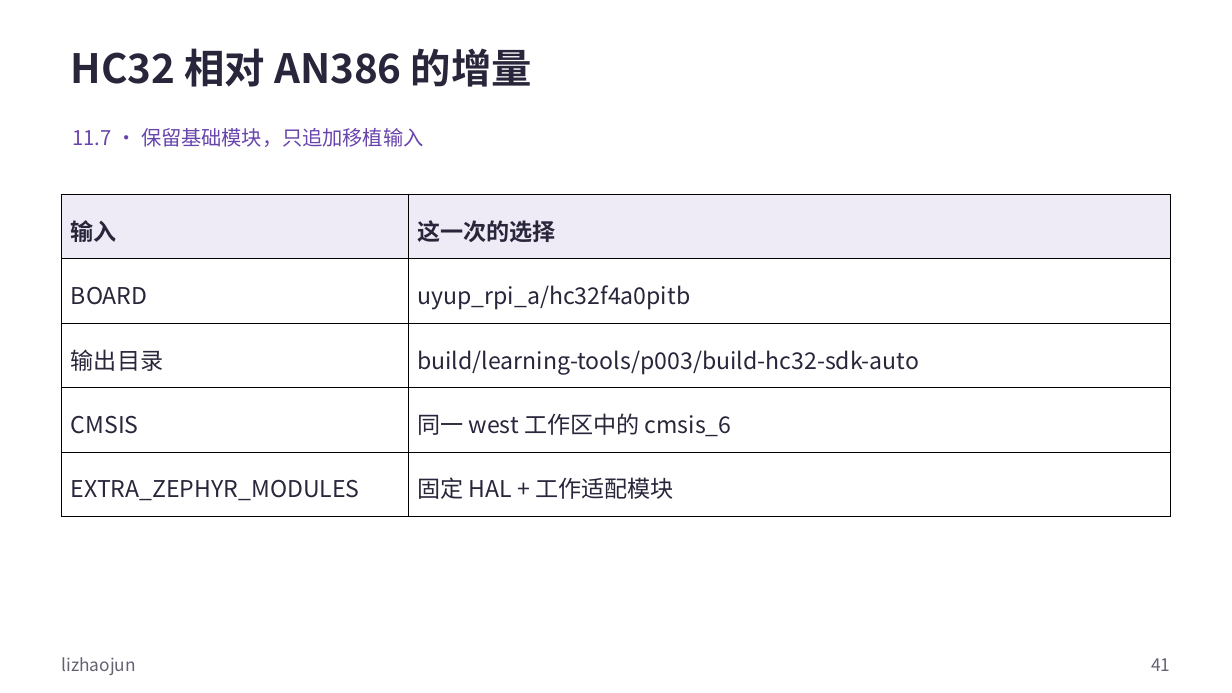
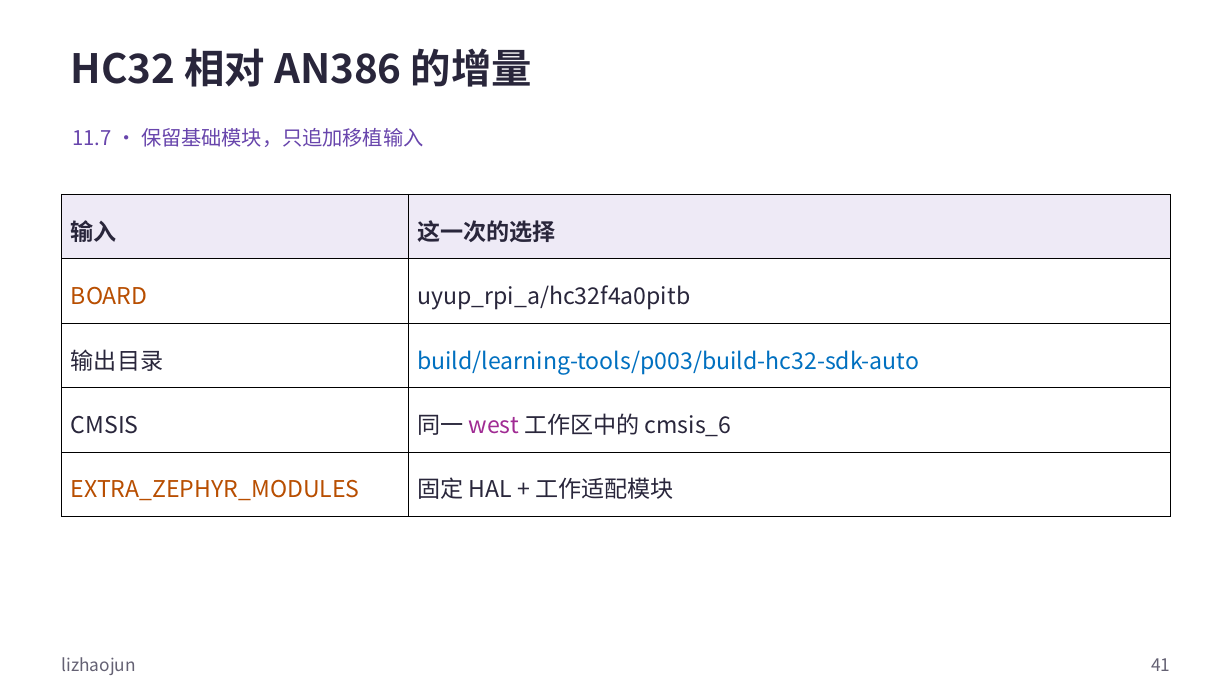
Before and after one commit to FormingSystem/zephyr_hc32f4a0, a slide deck: slide 41 of learning/P01_zephyr_make_project/slides/P011_编译示例与新增开发板_Windows.pptx. Drawn at 1232x693 pixels with LibreOffice and Linux fonts; fonts in the diff are those of the drawing. Boxes give left, top, right and bottom in pixels: in the first picture for what was removed or moved away, otherwise in the second. Text is boxed around its words. In the diff, an @@ line names an element or a change of style, - is before the commit and + after.

```diff
--- a/learning/P01_zephyr_make_project/slides/P011_编译示例与新增开发板_Windows.pptx
+++ b/learning/P01_zephyr_make_project/slides/P011_编译示例与新增开发板_Windows.pptx
@@ table at <box>62,194,1171,517</box> @@
@@ text colour #29263B to #B84E00 in "BOARD", "EXTRA_ZEPHYR_MODULES" @@
@@ text colour #29263B to #0070C0 in "build/learning-tools/p003/build-hc32-sdk-auto" @@
@@ text colour #29263B to #A02B93 in "west" @@
```
Also in this commit, not shown: 47 other slides changed, 49 other files.
